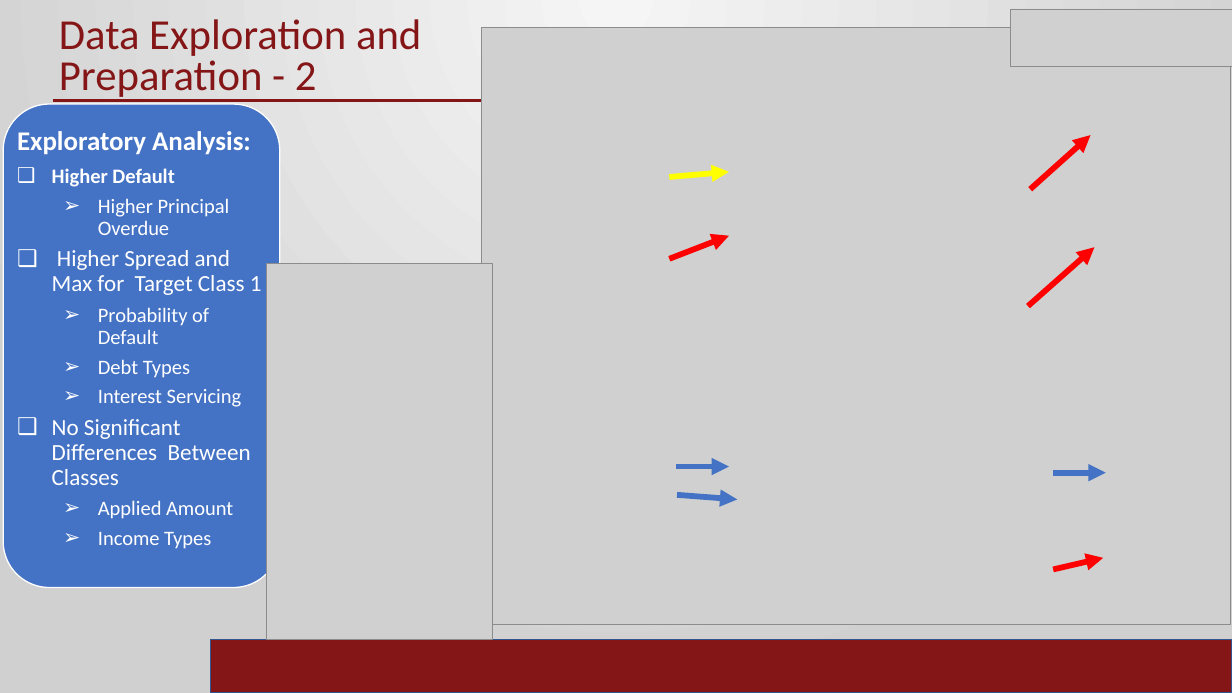
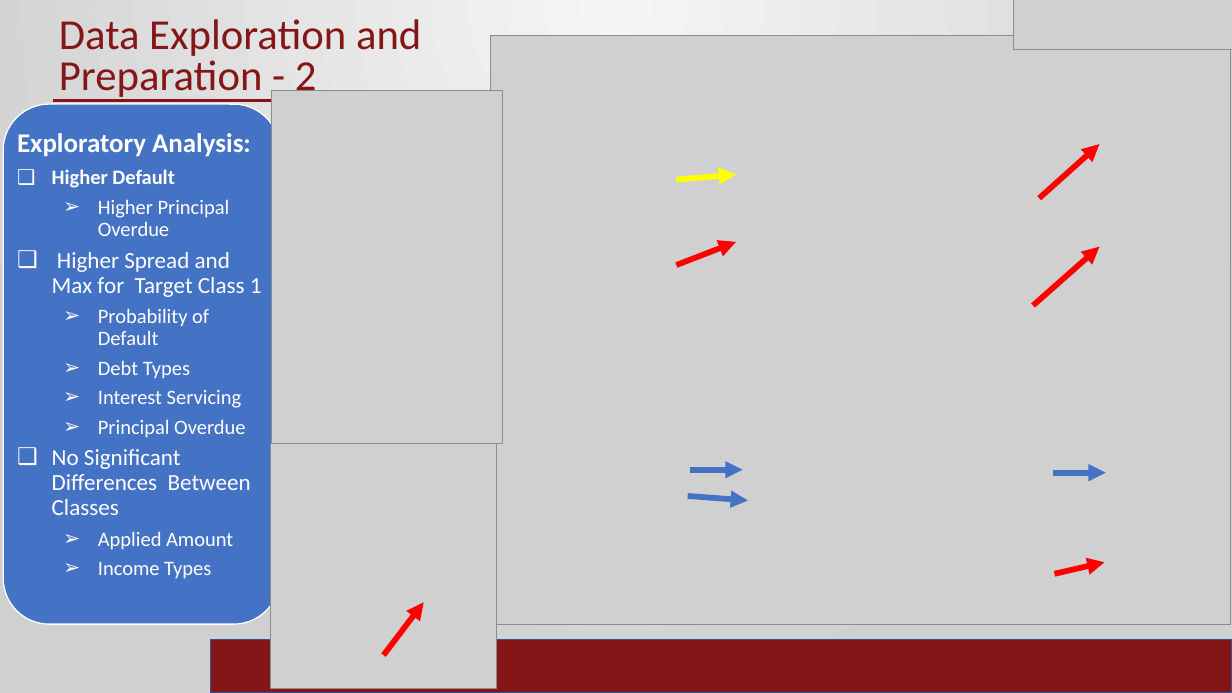
Before and after one commit to ramrao0102/DSA5900-Project, a slide deck: slide 5 of Ram_Rao_Final_Practicum.pptx. Drawn at 1232x693 pixels with LibreOffice and Linux fonts; fonts in the diff are those of the drawing; grey boxes stand for pictures; background and template pictures are left out. Boxes give left, top, right and bottom in pixels: in the first picture for what was removed or moved away, otherwise in the second. Text is boxed around its words. In the diff, an @@ line names an element or a change of style, - is before the commit and + after.

```diff
--- a/Ram_Rao_Final_Practicum.pptx
+++ b/Ram_Rao_Final_Practicum.pptx
@@ picture: place and size @@
-picture at box(1011, 9, 1232, 67)
+picture at box(1014, 0, 1232, 49)
@@ picture: place and size @@
-picture at box(482, 28, 1231, 624)
+picture at box(491, 35, 1231, 624)
@@ rounded rectangle: place and size @@
-rounded rectangle at box(3, 104, 279, 588)
+rounded rectangle at box(3, 104, 279, 625)
@@ picture: place and size @@
-picture at box(267, 263, 494, 640)
+picture at box(272, 91, 502, 444)
@@ arrow moved from (1031, 189) - (1091, 135) to (1040, 199) - (1100, 144) @@
@@ arrow moved from (669, 177) - (729, 172) to (677, 179) - (737, 175) @@
@@ arrow moved from (669, 259) - (729, 236) to (677, 265) - (737, 242) @@
@@ arrow moved from (1029, 306) - (1095, 248) to (1033, 306) - (1100, 247) @@
@@ text at box(98, 419, 245, 438): paragraph added @@
+  ➢ Principal Overdue
@@ picture added at box(271, 444, 496, 689) @@
@@ arrow moved from (677, 467) - (729, 467) to (690, 470) - (743, 470) @@
@@ arrow moved from (677, 495) - (738, 500) to (688, 496) - (749, 501) @@
@@ arrow moved from (1054, 569) - (1104, 558) to (1055, 574) - (1104, 563) @@
@@ arrow added from (384, 655) to (424, 603), #FF0000 4.5 pt @@
```
Also in this commit, not shown: 1 other slide changed, 1 other file.
